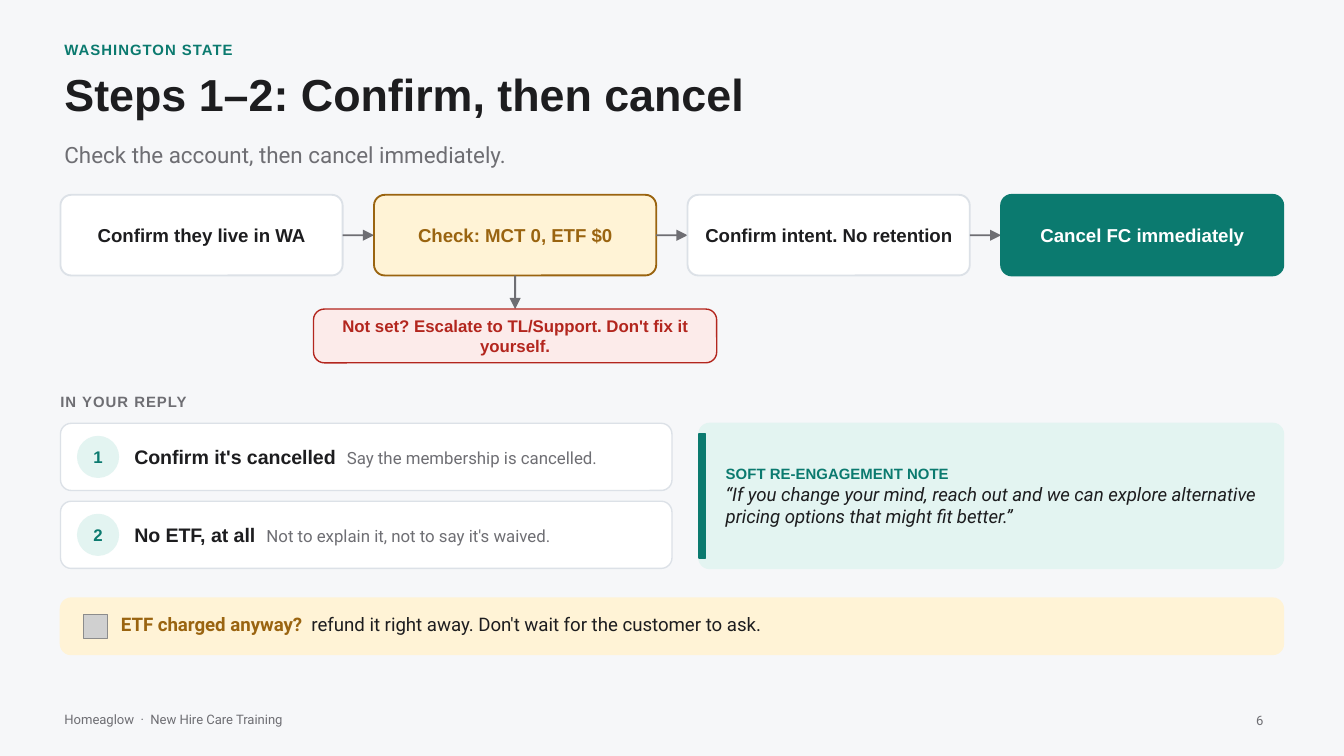
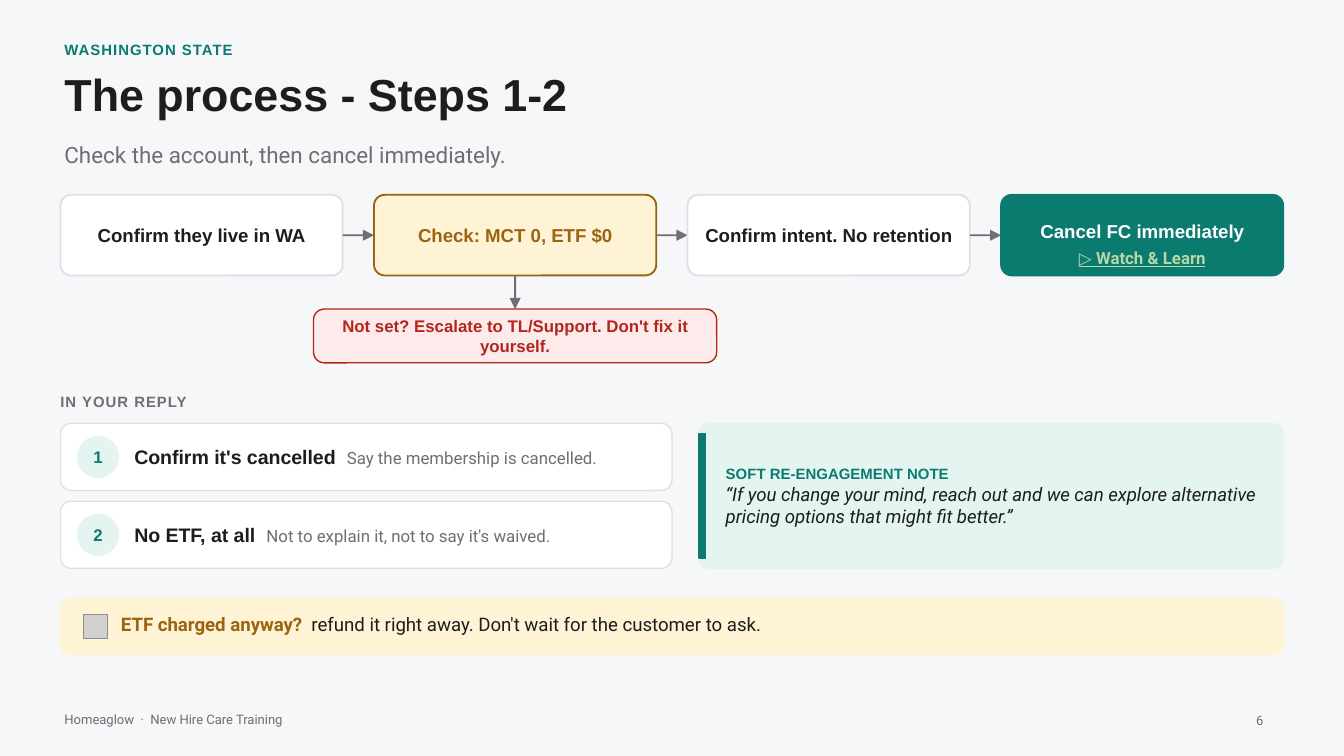
Before and after one commit to anjulimichelle/training, a slide deck: slide 6 of retention-membership-cancellation/retention-membership-cancellation.pptx. Drawn at 1344x756 pixels with LibreOffice and Linux fonts; fonts in the diff are those of the drawing; grey boxes stand for pictures. Boxes give left, top, right and bottom in pixels: in the first picture for what was removed or moved away, otherwise in the second. Text is boxed around its words. In the diff, an @@ line names an element or a change of style, - is before the commit and + after.

```diff
--- a/retention-membership-cancellation/retention-membership-cancellation.pptx
+++ b/retention-membership-cancellation/retention-membership-cancellation.pptx
@@ text at box(64, 78, 567, 120): text changed @@
-Steps 1–2: Confirm, then cancel
+The process - Steps 1-2
@@ text "Cancel FC immediately" at box(1040, 224, 1245, 242): vertical alignment middle to bottom @@
@@ text added at box(1096, 251, 1206, 267), 9 pt, text #B6D7A8, bold, underline @@
+▷ Watch & Learn
```
Also in this commit, not shown: 6 other slides changed, 29 slides added, 4 other files.
